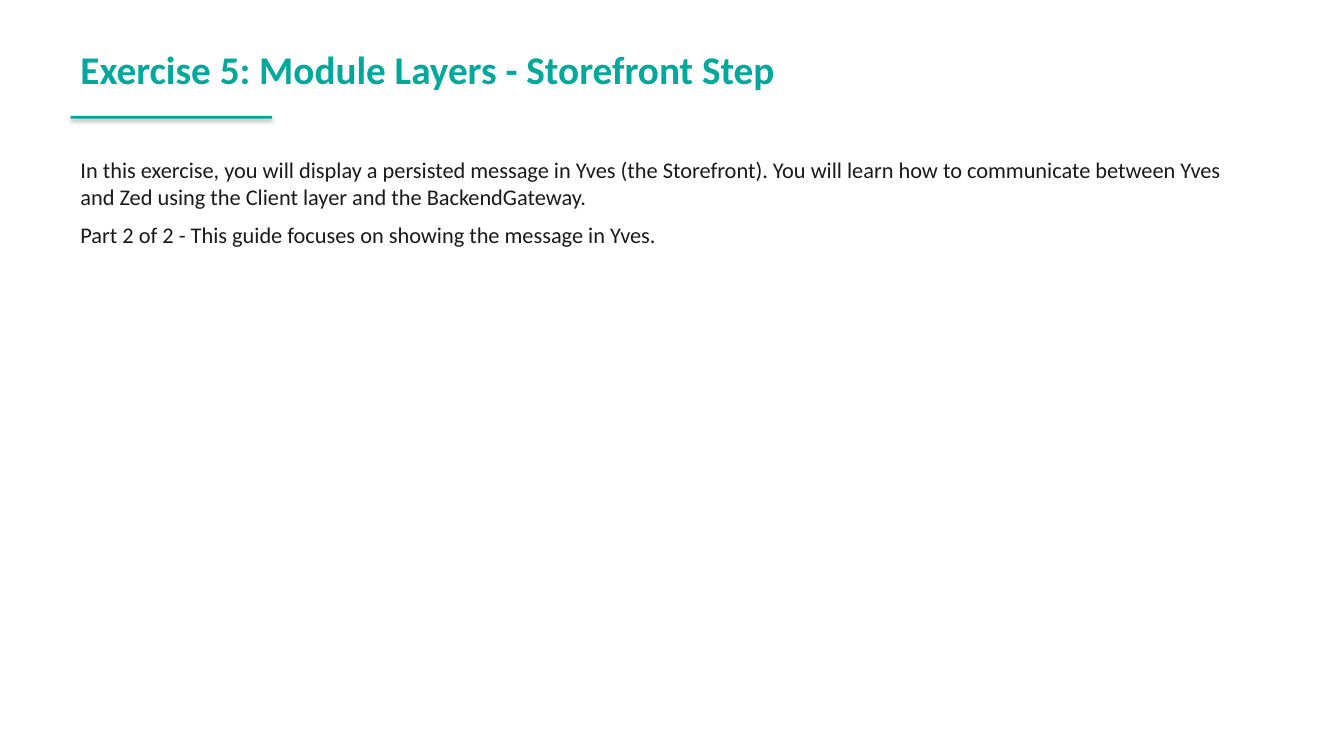
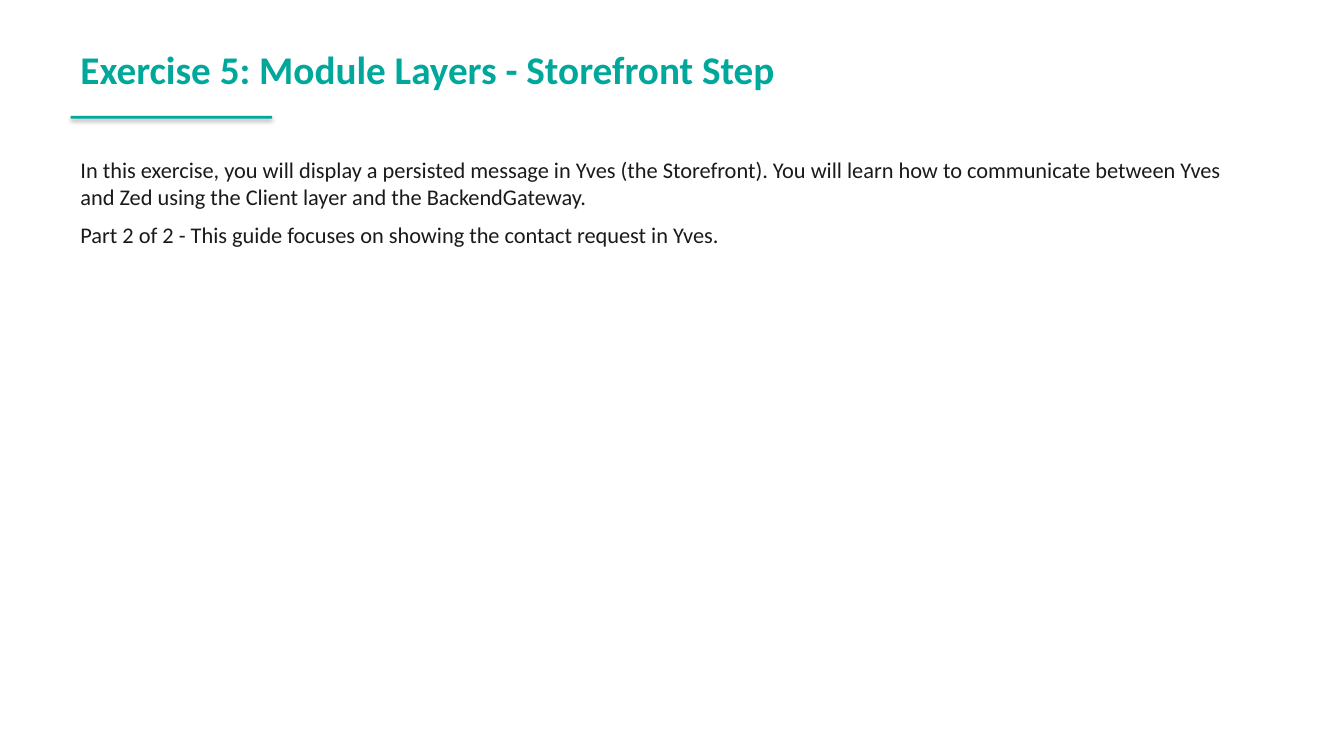
Before and after one commit to spryker-academy/instructor-exercises, a slide deck: slide 113 of guides-pptx/spryker-academy-fundamental.pptx. Drawn at 1344x756 pixels with LibreOffice and Linux fonts; fonts in the diff are those of the drawing. Boxes give left, top, right and bottom in pixels: in the first picture for what was removed or moved away, otherwise in the second. Text is boxed around its words. In the diff, an @@ line names an element or a change of style, - is before the commit and + after.

```diff
--- a/guides-pptx/spryker-academy-fundamental.pptx
+++ b/guides-pptx/spryker-academy-fundamental.pptx
@@ text at bbox=[80, 227, 719, 247]: text changed @@
-Part 2 of 2 - This guide focuses on showing the message in Yves.
+Part 2 of 2 - This guide focuses on showing the contact request in Yves.
```
Also in this commit, not shown: 22 other slides changed, 2 other files.
